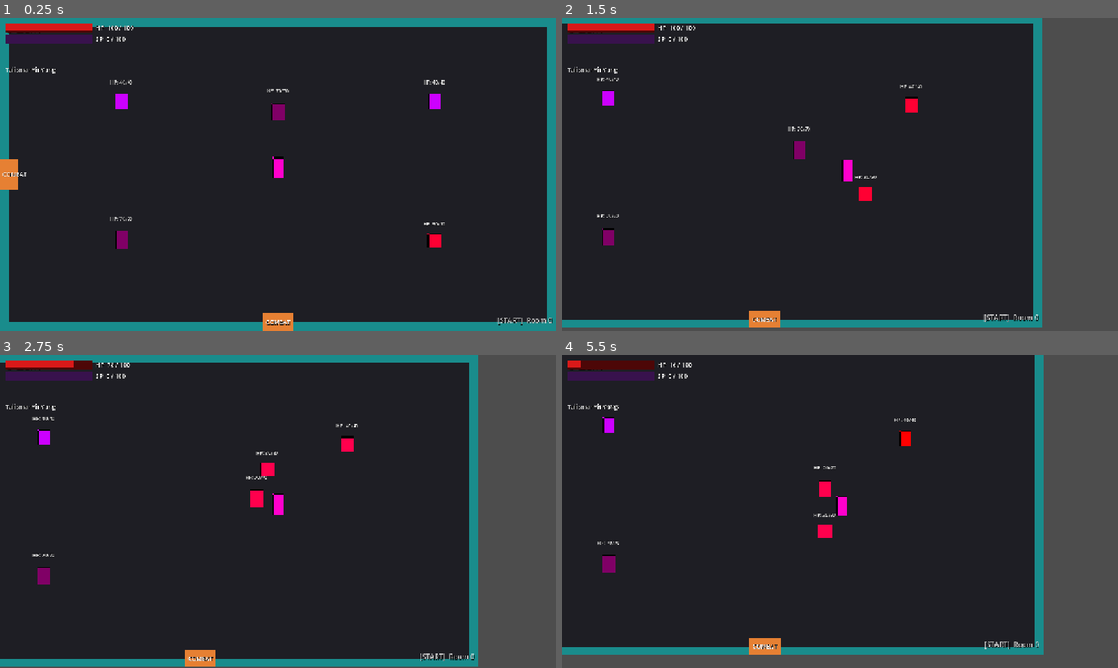
Above: before the commit, frames 1-4 (two rows, left to right).
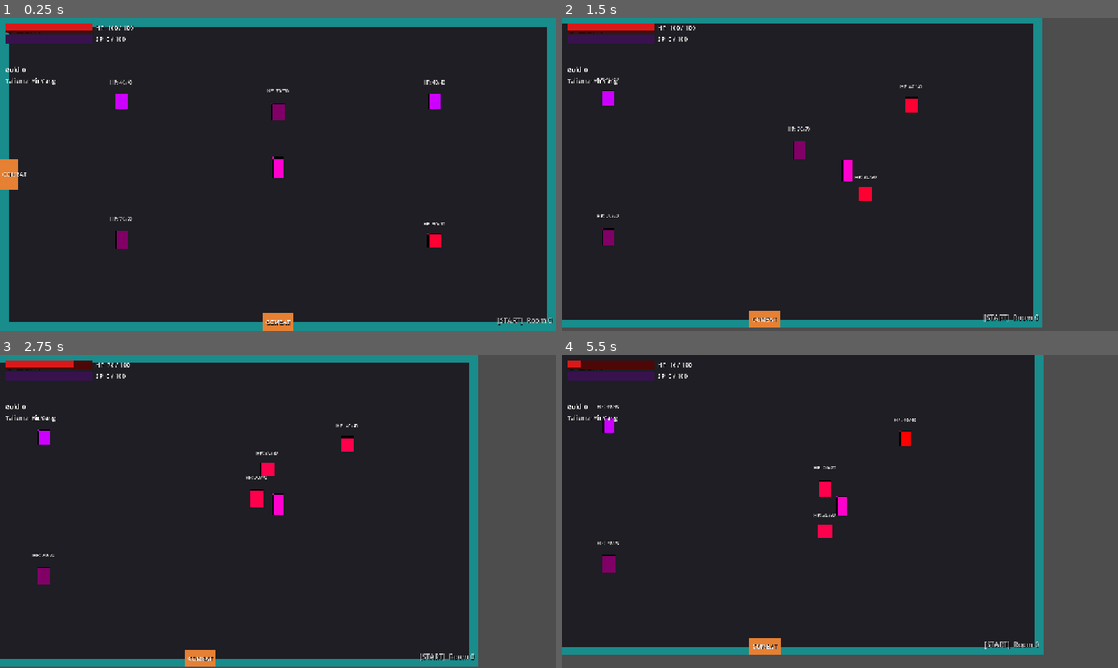
Above: after the commit, the same moments.

Repository: KarnamV/chan-inspo
Game: Godot game, scene res://scenes/TestRoom.tscn
The game is run twice, just before and just after one commit, with the same random seed, the same clock (stepped at 60 frames per second) and the same inputs.
Inputs:
- Up to frame 1 (0.25 s): no input
- Up to frame 2 (1.5 s): hold D (move_right) 0.53-1.28 s; hold V (attack_dash) 0.53-1.28 s; hold S (move_down) from 1.28 s (still down); tap X (attack_kick) at 1.35 s
- Up to frame 3 (2.75 s): release S (move_down) at 2.03 s; hold D (move_right) from 2.03 s (still down); hold Z (attack_punch) from 2.03 s (still down)
- Up to frame 4 (5.5 s): tap Enter at 2.75 s; release D (move_right) at 2.78 s; release Z (attack_punch) at 2.78 s; hold W (move_up) 2.78-3.53 s; tap C (attack_throw) at 2.85 s; hold Q (block) 3.53-4.28 s; hold A (move_left) 3.53-5.03 s; tap Space (dodge) at 4.25, 4.35 s; hold S (move_down) from 5.03 s (still down); hold E (talisman_activate) from 5.03 s (still down)

The runs differ from the first frame. In frame 1, 0.1% of the frame differs, in the area x 1-10%, y 15-22%; in frame 2, 0.1%; in frame 3, 0.2%; in frame 4, 0.2%.

Commit message:
Add gold drops + spending currency (Phase 3)
RunStats gains run-only gold: add_gold/spend_gold, gold_changed signal,
and gold_earned for the death summary (reset each New Run). EnemyBase
gets gold_reward (Beast 6, Demon 8, PossessedWarrior 14).

GoldPickup.gd is a code-built coin that scatters from the kill spot,
magnet-homes to the player, then awards gold on contact. TestRoom splits
each enemy's reward into 2-4 coins. HUD shows a live gold label driven by
RunStats.gold_changed; Hub shows gold earned this run.

spend_gold() is the API the upcoming shop card will consume.

Co-Authored-By: Claude Opus 4.8 <noreply@anthropic.com>

Diff:
--- a/game/scripts/Beast.gd
+++ b/game/scripts/Beast.gd
@@ -39,6 +39,7 @@
 	attack_dmg   = 22
 	detect_range = 320.0
 	attack_range = 60.0
+	gold_reward  = 6
 	super._ready()
 
 	# Red-orange tint for the feral beast.
--- a/game/scripts/Demon.gd
+++ b/game/scripts/Demon.gd
@@ -31,6 +31,7 @@
 	attack_dmg   = 12
 	detect_range = 300.0
 	attack_range = 220.0
+	gold_reward  = 8
 	super._ready()
 
 	# Purple tint to distinguish Demon visually.
--- a/game/scripts/EnemyBase.gd
+++ b/game/scripts/EnemyBase.gd
@@ -30,6 +30,9 @@
 @export var attack_dmg:   int   = 12
 @export var detect_range: float = 300.0
 @export var attack_range: float = 220.0
+
+## Gold dropped on death (scattered as GoldPickup coins by the room).
+@export var gold_reward:  int   = 5
 
 # ---------------------------------------------------------------------------
 # Runtime state
--- /dev/null
+++ b/game/scripts/GoldPickup.gd
@@ -0,0 +1,112 @@
+## GoldPickup.gd — a collectable gold coin dropped by defeated enemies.
+##
+## Fully code-built (no .tscn): draws itself as a small gold coin via _draw().
+## Lifecycle:
+##   1. SCATTER — on spawn, tweens outward to a random nearby offset with a
+##      little pop, so a burst of coins fans out from the death position.
+##   2. IDLE    — sits and bobs until the player comes within MAGNET_RANGE.
+##   3. MAGNET  — homes toward the player, accelerating.
+##   4. COLLECT — within COLLECT_RANGE: awards RunStats.add_gold(value),
+##      plays a rise+fade, then frees itself.
+##
+## Instantiate via the preloaded script, set `value` + `global_position`, then
+## add it to the room (see TestRoom._drop_gold).
+
+class_name GoldPickup
+extends Node2D
+
+const MAGNET_RANGE:  float = 95.0    # player must be this close to attract the coin
+const COLLECT_RANGE: float = 16.0    # awarded once this close
+const MAGNET_ACCEL:  float = 900.0   # px/s^2 while homing
+const MAGNET_MAX:    float = 520.0   # cap on homing speed
+const RADIUS:        float = 7.0
+
+## Gold this coin is worth.
+var value: int = 1
+
+var _player: Node2D = null
+var _magnet_speed: float = 0.0
+var _collected: bool = false
+var _scattering: bool = true
+var _bob_time: float = 0.0
+
+
+func _ready() -> void:
+	# Random z so overlapping coins don't shimmer; draw above the floor.
+	z_index = 5
+	_start_scatter()
+
+
+func _start_scatter() -> void:
+	# Fan out to a random offset with a brief pop, then settle.
+	var offset: Vector2 = Vector2.RIGHT.rotated(randf() * TAU) * randf_range(14.0, 46.0)
+	var target: Vector2 = global_position + offset
+	scale = Vector2(0.2, 0.2)
+
+	var tween: Tween = create_tween()
+	tween.set_parallel(true)
+	tween.tween_property(self, "global_position", target, 0.28) \
+		.set_trans(Tween.TRANS_QUAD).set_ease(Tween.EASE_OUT)
+	tween.tween_property(self, "scale", Vector2(1.0, 1.0), 0.18) \
+		.set_trans(Tween.TRANS_BACK).set_ease(Tween.EASE_OUT)
+	tween.chain().tween_callback(func() -> void: _scattering = false)
+
+
+func _process(delta: float) -> void:
+	if _collected or _scattering:
+		# Gentle idle bob even while scattering finishes.
+		_bob_time += delta
+		return
+
+	var p: Node2D = _get_player()
+	if p == null:
+		return
+
+	var dist: float = global_position.distance_to(p.global_position)
+
+	if dist <= COLLECT_RANGE:
+		_collect()
+		return
+
+	if dist <= MAGNET_RANGE:
+		# Home toward the player, accelerating up to the cap.
+		_magnet_speed = minf(_magnet_speed + MAGNET_ACCEL * delta, MAGNET_MAX)
+		var dir: Vector2 = (p.global_position - global_position).normalized()
+		global_position += dir * _magnet_speed * delta
+	else:
+		# Idle bob when the player is out of range.
+		_magnet_speed = 0.0
+		_bob_time += delta
+		position.y += sin(_bob_time * 4.0) * 6.0 * delta
+
+
+func _collect() -> void:
+	if _collected:
+		return
+	_collected = true
+	RunStats.add_gold(value)
+
+	# Rise + fade, then free.
+	var tween: Tween = create_tween()
+	tween.set_parallel(true)
+	tween.tween_property(self, "position:y", position.y - 18.0, 0.22) \
+		.set_trans(Tween.TRANS_QUAD).set_ease(Tween.EASE_OUT)
+	tween.tween_property(self, "modulate:a", 0.0, 0.22)
+	tween.tween_property(self, "scale", Vector2(1.5, 1.5), 0.22)
+	tween.chain().tween_callback(queue_free)
+
+
+func _get_player() -> Node2D:
+	if _player != null and is_instance_valid(_player):
+		return _player
+	var nodes: Array = get_tree().get_nodes_in_group("player")
+	if nodes.size() > 0:
+		_player = nodes[0] as Node2D
+	return _player
+
+
+func _draw() -> void:
+	# Coin body with a darker rim + a highlight for a bit of depth.
+	draw_circle(Vector2.ZERO, RADIUS + 1.0, Color(0.45, 0.30, 0.05, 1.0))  # rim
+	draw_circle(Vector2.ZERO, RADIUS, Color(0.95, 0.78, 0.20, 1.0))         # gold
+	draw_circle(Vector2(-2.0, -2.0), 2.2, Color(1.0, 0.94, 0.6, 1.0))       # highlight
--- a/game/scripts/HUD.gd
+++ b/game/scripts/HUD.gd
@@ -24,6 +24,10 @@
 @onready var combo_label:    Label = $VBox/ComboLabel
 @onready var talisman_label: Label = $VBox/TalismanLabel
 
+# Gold label is created in code and inserted into VBox (kept out of the .tscn
+# so the scene stays as-is). Driven by the RunStats.gold_changed signal.
+var gold_label: Label = null
+
 # Track last tween for combo pop so we can cancel it on reset.
 var _combo_tween: Tween = null
 
@@ -35,6 +39,25 @@
 	combo_label.text = "x0"
 	combo_label.modulate.a = 0.0   # invisible until first hit
 	talisman_label.text = ""
+
+	_build_gold_label()
+
+	# RunStats is an AutoLoad — drive the gold label off its signal and prime it
+	# with the current balance (survives scene reloads within a run).
+	RunStats.gold_changed.connect(_on_gold_changed)
+	_on_gold_changed(RunStats.gold)
+
+
+func _build_gold_label() -> void:
+	gold_label = Label.new()
+	gold_label.name = "GoldLabel"
+	if combo_label.label_settings != null:
+		# Reuse the small bar label styling for readability against the floor.
+		gold_label.label_settings = talisman_label.label_settings
+	var vbox: VBoxContainer = $VBox
+	vbox.add_child(gold_label)
+	# Place it just under the bars, above the combo counter.
+	vbox.move_child(gold_label, talisman_label.get_index())
 
 
 # Call this from the owning scene after the player node is ready.
@@ -63,6 +86,11 @@
 	var ratio: float = current / max_val if max_val > 0.0 else 0.0
 	_tween_bar(spirit_bar_fill, ratio)
 	spirit_label.text = "SP  %d / %d" % [int(current), int(max_val)]
+
+
+func _on_gold_changed(current: int) -> void:
+	if gold_label != null:
+		gold_label.text = "Gold  %d" % current
 
 
 func _on_combo_updated(count: int) -> void:
--- a/game/scripts/Hub.gd
+++ b/game/scripts/Hub.gd
@@ -21,6 +21,15 @@
 	spirit_label.text  = "Spirit collected: %d"   % int(RunStats.spirit_collected)
 	shards_label.text  = "Spirit Shards earned: %d" % RunStats.spirit_shards_earned()
 
+	# Gold is run-only (lost on death) — show what the run generated. Label is
+	# created in code so the Hub scene file stays unchanged.
+	var gold_line: Label = shards_label.duplicate()
+	gold_line.name = "GoldLabel"
+	gold_line.text = "Gold earned:      %d" % RunStats.gold_earned
+	var stats: Node = shards_label.get_parent()
+	stats.add_child(gold_line)
+	stats.move_child(gold_line, shards_label.get_index() + 1)
+
 	new_run_button.pressed.connect(_on_new_run_pressed)
 	quit_button.pressed.connect(_on_quit_pressed)
 
--- a/game/scripts/PossessedWarrior.gd
+++ b/game/scripts/PossessedWarrior.gd
@@ -36,6 +36,7 @@
 	attack_dmg   = 18
 	detect_range = 250.0
 	attack_range = 55.0
+	gold_reward  = 14
 	super._ready()
 
 	# Dark green/grey tint — possessed soldier look.
--- a/game/scripts/RunStats.gd
+++ b/game/scripts/RunStats.gd
@@ -7,6 +7,13 @@
 ## Register in project.godot: autoload/RunStats="*res://scripts/RunStats.gd"
 
 extends Node
+
+# ---------------------------------------------------------------------------
+# Signals
+# ---------------------------------------------------------------------------
+## Emitted whenever the run gold balance changes (collected or spent).
+## HUD.gd connects to this to keep the gold label in sync.
+signal gold_changed(current: int)
 
 # ---------------------------------------------------------------------------
 # Run statistics — incremented during gameplay, read by Hub.gd
@@ -22,6 +29,14 @@
 ## Tracked as a float internally; Hub displays floor() for clean display.
 var spirit_collected: float = 0.0
 
+## Run-only gold — spent at shops/shrines within the run. Resets every New Run
+## (lost on death, per design). Enemies drop gold on death via GoldPickup.
+var gold: int = 0
+
+## Running total of gold earned this run, for the death summary. Not reduced by
+## spending, so the Hub can show how much the run generated overall.
+var gold_earned: int = 0
+
 # ---------------------------------------------------------------------------
 # Meta-currency formula (placeholder, Phase 3 will flesh this out)
 # ---------------------------------------------------------------------------
@@ -34,6 +49,31 @@
 
 
 # ---------------------------------------------------------------------------
+# Gold — run-only currency
+# ---------------------------------------------------------------------------
+
+## Add gold to the run balance (called when a GoldPickup is collected).
+func add_gold(amount: int) -> void:
+	if amount <= 0:
+		return
+	gold += amount
+	gold_earned += amount
+	emit_signal("gold_changed", gold)
+
+
+## Attempt to spend gold. Returns true if the player could afford it (and the
+## balance was deducted); false if too poor. Shops/shrines call this.
+func spend_gold(amount: int) -> bool:
+	if amount <= 0:
+		return true
+	if gold < amount:
+		return false
+	gold -= amount
+	emit_signal("gold_changed", gold)
+	return true
+
+
+# ---------------------------------------------------------------------------
 # Lifecycle
 # ---------------------------------------------------------------------------
 
@@ -43,3 +83,6 @@
 	rooms_visited  = 0
 	enemies_killed = 0
 	spirit_collected = 0.0
+	gold = 0
+	gold_earned = 0
+	emit_signal("gold_changed", gold)
--- a/game/scripts/TestRoom.gd
+++ b/game/scripts/TestRoom.gd
@@ -13,6 +13,7 @@
 const DragonClawScript      = preload("res://scripts/DragonClaw.gd")
 const PhoenixFeatherScript  = preload("res://scripts/PhoenixFeather.gd")
 const TalismanManagerScript = preload("res://scripts/TalismanManager.gd")
+const GoldPickupScript      = preload("res://scripts/GoldPickup.gd")
 const HUDScene              = preload("res://scenes/HUD.tscn")
 
 # YinYang ref kept for stance-label callbacks (it has stance_display_text()).
@@ -121,13 +122,37 @@
 	print("[TestRoom] %d enemies registered for room-clear tracking." % _total_enemies)
 
 
-func _on_enemy_died(_enemy: Node) -> void:
+func _on_enemy_died(enemy: Node) -> void:
 	_enemies_dead += 1
 	RunStats.enemies_killed += 1
 	print("[TestRoom] Enemy down (%d / %d)." % [_enemies_dead, _total_enemies])
 
+	_drop_gold(enemy)
+
 	if _enemies_dead >= _total_enemies:
 		_on_room_cleared()
+
+
+## Scatter a burst of GoldPickup coins at the enemy's position. The enemy's
+## gold_reward is split across a few coins so the drop fans out for game feel.
+func _drop_gold(enemy: Node) -> void:
+	if enemy == null or not is_instance_valid(enemy):
+		return
+	var reward: int = enemy.gold_reward if "gold_reward" in enemy else 0
+	if reward <= 0:
+		return
+	var drop_pos: Vector2 = (enemy as Node2D).global_position
+
+	# 2–4 coins; the first carries any remainder so the total always matches.
+	var coin_count: int = clampi(reward / 3, 2, 4)
+	var base: int = reward / coin_count
+	var remainder: int = reward - base * coin_count
+	for i in coin_count:
+		var v: int = base + (remainder if i == 0 else 0)
+		var coin: Node2D = GoldPickupScript.new()
+		coin.value = v
+		add_child(coin)
+		coin.global_position = drop_pos
 
 
 func _on_room_cleared() -> void:
Not shown, changed: kanban.html
